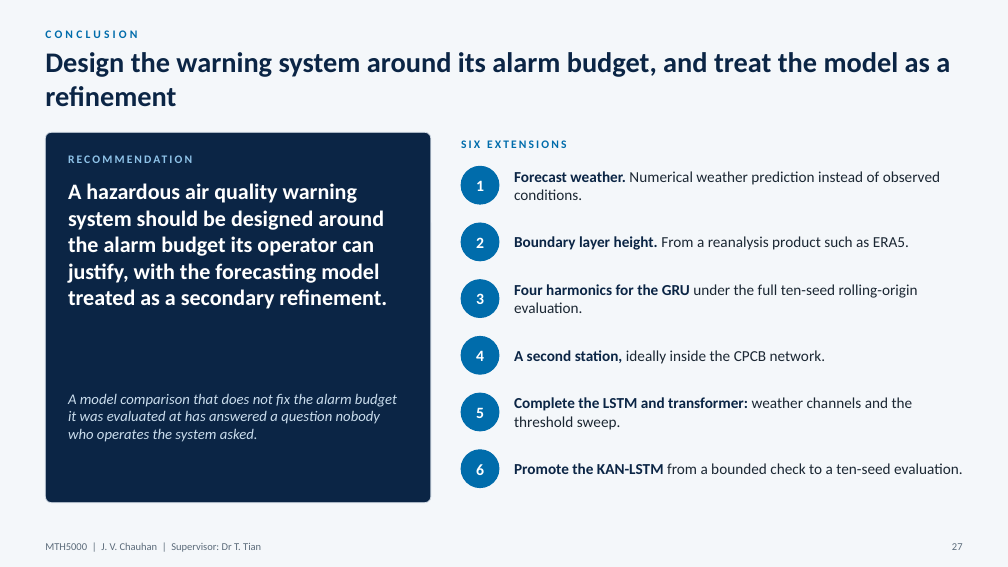
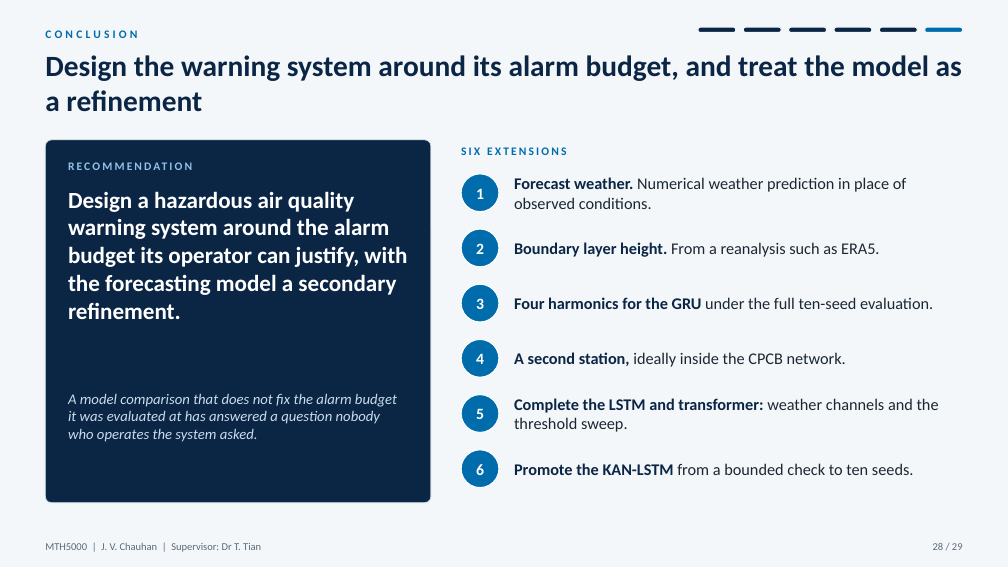
Before and after one commit to JC16092/mth5000-aqi-forecast, a slide deck: slide 28 of presentation_new/MTH5000_oral_presentation.pptx (slide 27 before the commit). Drawn at 1008x567 pixels with LibreOffice and Linux fonts; fonts in the diff are those of the drawing. Boxes give left, top, right and bottom in pixels: in the first picture for what was removed or moved away, otherwise in the second. Text is boxed around its words. In the diff, an @@ line names an element or a change of style, - is before the commit and + after.

```diff
--- a/presentation_new/MTH5000_oral_presentation.pptx
+++ b/presentation_new/MTH5000_oral_presentation.pptx
@@ rounded rectangle added at bbox=[698, 27, 736, 33], fill #0B2545, outline #F4F7FA 1 pt @@
@@ rounded rectangle added at bbox=[743, 27, 781, 33], fill #0B2545, outline #F4F7FA 1 pt @@
@@ rounded rectangle added at bbox=[789, 27, 827, 33], fill #0B2545, outline #F4F7FA 1 pt @@
@@ rounded rectangle added at bbox=[834, 27, 872, 33], fill #0B2545, outline #F4F7FA 1 pt @@
@@ rounded rectangle added at bbox=[879, 27, 917, 33], fill #0B2545, outline #F4F7FA 1 pt @@
@@ rounded rectangle added at bbox=[925, 27, 963, 33], fill #006CAB, outline #F4F7FA 1 pt @@
@@ text "Design the warning system around ..." at bbox=[45, 55, 962, 112]: size 27 to 28 pt @@
@@ rounded rectangle: place and size @@
-rounded rectangle at bbox=[45, 132, 431, 503]
+rounded rectangle at bbox=[45, 140, 431, 503]
@@ rounded rectangle at bbox=[45, 140, 431, 503]: proportions changed @@
@@ 3 texts, 1 ellipse: place and size @@
-3 texts, 1 ellipse at bbox=[68, 140, 566, 204]
+3 texts, 1 ellipse at bbox=[68, 147, 566, 212]
@@ outline #006CAB 1 pt to #FFFFFF 1 pt in 6 elements at bbox=[461, 450, 499, 488], bbox=[461, 395, 499, 433], bbox=[461, 340, 499, 377], bbox=[461, 284, 499, 322], bbox=[461, 229, 499, 267], bbox=[461, 174, 499, 212] @@
@@ text at bbox=[514, 177, 907, 209]: text changed; size 14.5 to 15.5 pt @@
-Forecast weather. Numerical weather prediction instead of observed conditions.
+Forecast weather. Numerical weather prediction in place of observed conditions.
@@ text at bbox=[68, 191, 407, 319]: text changed; size 21 to 22 pt @@
-A hazardous air quality warning system should be designed around the alarm budget its operator can justify, with the forecasting model treated as a secondary refinement.
+Design a hazardous air quality warning system around the alarm budget its operator can justify, with the forecasting model a secondary refinement.
@@ 2 texts, 2 ellipses: place and size @@
-2 texts, 2 ellipses at bbox=[461, 223, 499, 318]
+2 texts, 2 ellipses at bbox=[461, 229, 499, 322]
@@ text at bbox=[514, 242, 879, 257]: text changed; size 14.5 to 15.5 pt @@
-Boundary layer height. From a reanalysis product such as ERA5.
+Boundary layer height. From a reanalysis such as ERA5.
@@ text at bbox=[514, 297, 933, 309]: text changed; size 14.5 to 15.5 pt @@
-Four harmonics for the GRU under the full ten-seed rolling-origin evaluation.
+Four harmonics for the GRU under the full ten-seed evaluation.
@@ text "A second station, ideally inside ..." at bbox=[514, 352, 846, 367]: size 14.5 to 15.5 pt @@
@@ text "Complete the LSTM and transformer: ..." at bbox=[514, 398, 939, 432]: size 14.5 to 15.5 pt @@
@@ text at bbox=[514, 463, 914, 475]: text changed; size 14.5 to 15.5 pt @@
-Promote the KAN-LSTM from a bounded check to a ten-seed evaluation.
+Promote the KAN-LSTM from a bounded check to ten seeds.
@@ text at bbox=[933, 543, 963, 550]: text changed @@
-27
+28 / 29
```
Also in this commit, not shown: 31 other slides changed, 6 slides added, 1 slide removed, 6 other files.
